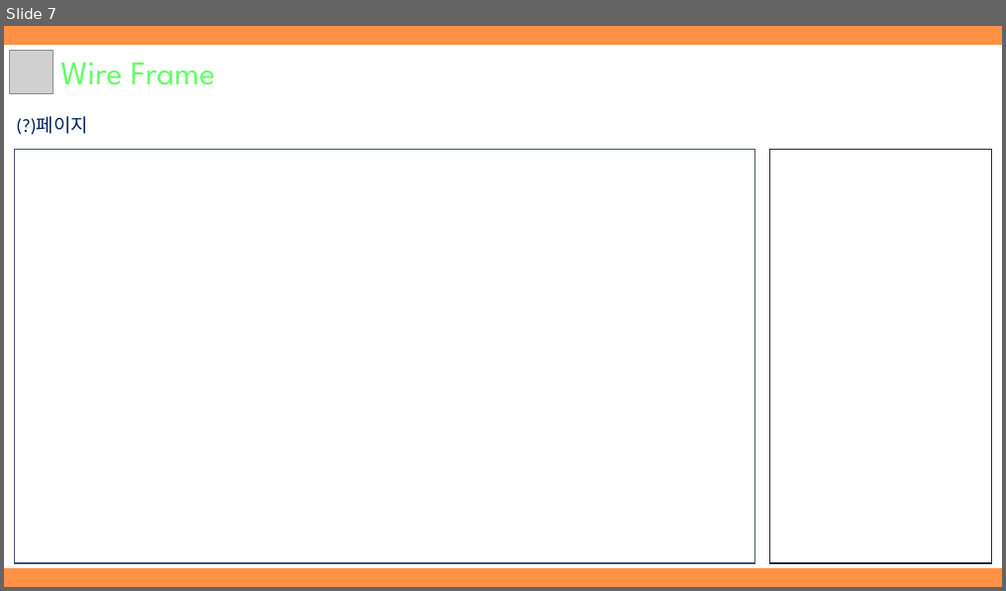
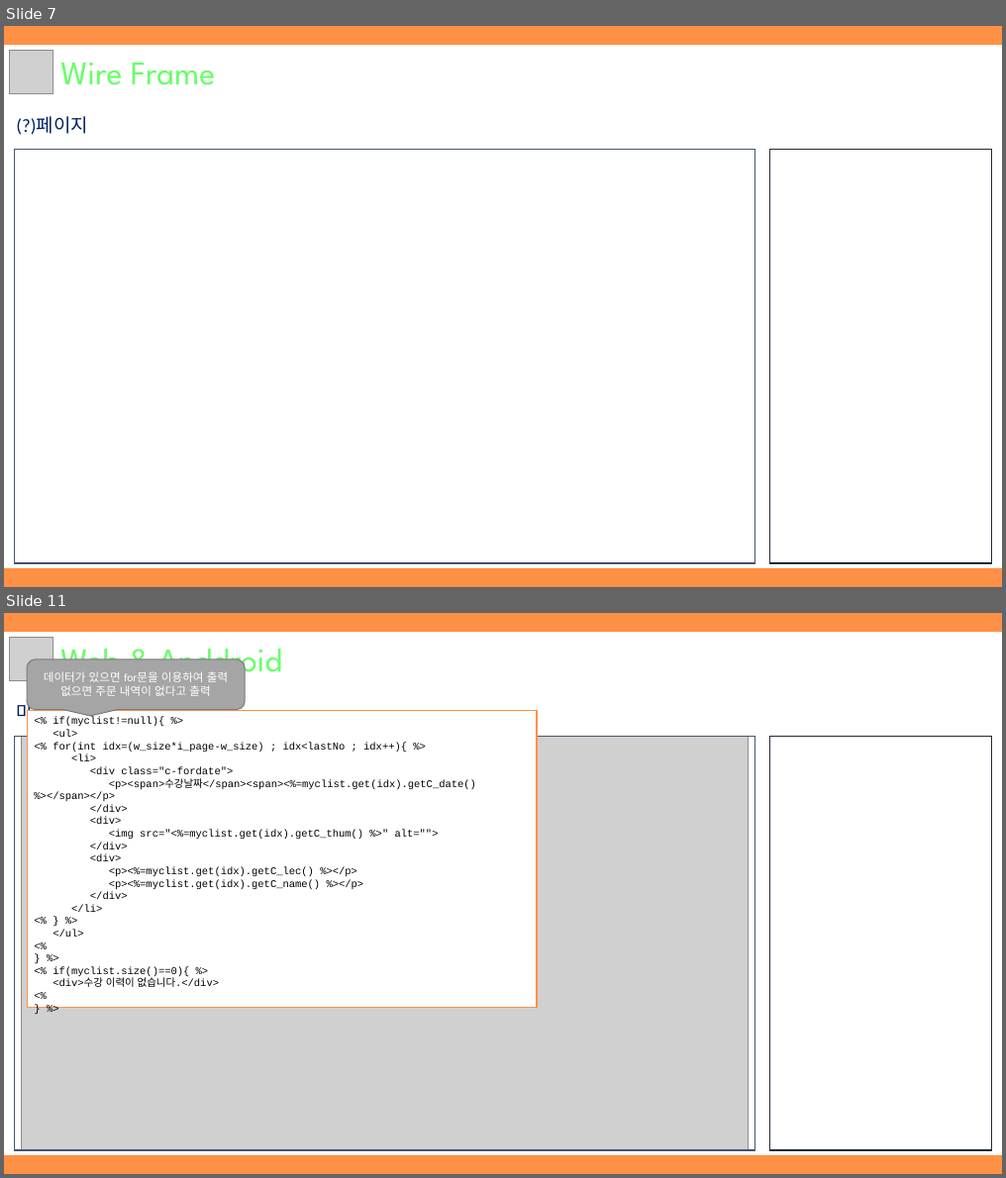
Before and after one commit to hhsw07/ezen-academy-projects, a slide deck: WebContent/cmk/document/3조 원데이클래스.pptx. Shown one above the other, each under a label of ours: slide 7 before the commit, slides 7 and 11 after it; the slides between them are not shown. The pictures are 1006x591 and 1006x1178 pixels, drawn with LibreOffice and Linux fonts; fonts in the diff are those of the drawing; grey boxes stand for pictures. Boxes give left, top, right and bottom in pixels: in the first picture for what was removed or moved away, otherwise in the second. Text is boxed around its words. In the diff, an @@ line names an element or a change of style, - is before the commit and + after.

```diff
--- a/WebContent/cmk/document/3조 원데이클래스.pptx
+++ b/WebContent/cmk/document/3조 원데이클래스.pptx
@@ slide 11 added at [4, 613, 1002, 1174], background #FF9147 @@
@@ rectangle added at [4, 633, 1002, 1155], fill #FFFFFF, outline #FFFFFF 1 pt @@
@@ picture added at [9, 637, 54, 681] @@
@@ text added at [60, 639, 282, 682], 32 pt, text #66FF66 @@
+Web & Anddroid
@@ rounded speech box added at [27, 660, 245, 710], fill #A5A5A5, outline #7A7A7A 1 pt, 11 pt, text #FFFFFF @@
+데이터가 있으면 for문을 이용하여 출력
+없으면 주문 내역이 없다고 출력
@@ text added at [16, 700, 238, 725], 18 pt, text #002060 @@
+마이페이지 – 보관함(클래스)
@@ rectangle added at [27, 711, 537, 1008], fill #FFFFFF, outline #FF9147 1 pt, 10 pt, text #000000 @@
+<% if(myclist!=null){ %>
+<ul>
+<% for(int idx=(w_size*i_page-w_size) ; idx<lastNo ; idx++){ %>
+<li>
+<div class="c-fordate">
+<p><span>수강날짜</span><span><%=myclist.get(idx).getC_date() %></span></p>
+</div>
+<div>
+<img src="<%=myclist.get(idx).getC_thum() %>" alt="">
+</div>
+<div>
+<p><%=myclist.get(idx).getC_lec() %></p>
+<p><%=myclist.get(idx).getC_name() %></p>
+</div>
+</li>
+<% } %>
+</ul>
+<%
+} %>
+<% if(myclist.size()==0){ %>
+<div>수강 이력이 없습니다.</div>
+<%
+} %>
@@ rectangle added at [15, 737, 754, 1151], outline #44546A 1 pt @@
@@ picture added at [21, 737, 748, 1151] @@
@@ rectangle added at [770, 737, 991, 1151], fill #FFFFFF, outline #222A35 1 pt @@
```
Also in this commit, not shown: 7 other slides added, 6 other files.
